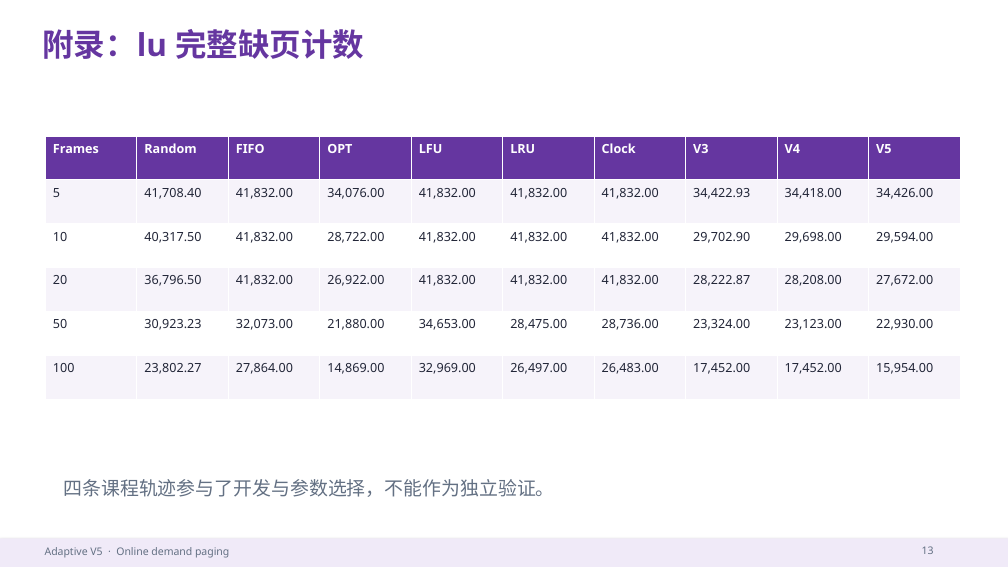
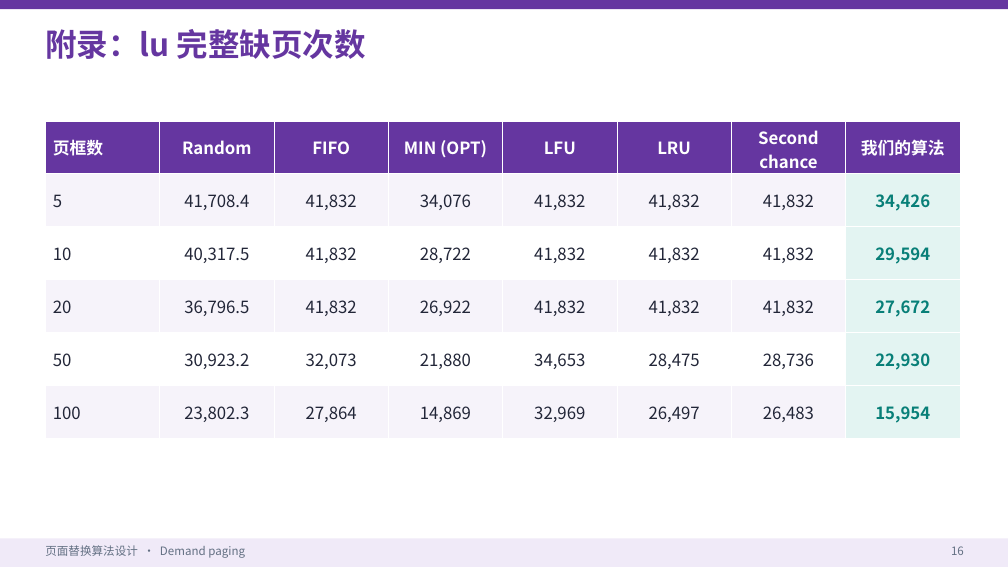
Before and after one commit to CHiSwsz/os-page-replacement, a slide deck: slide 16 of presentation/contest-v5.pptx (slide 13 before the commit). Drawn at 1008x567 pixels with LibreOffice and Linux fonts; fonts in the diff are those of the drawing. Boxes give left, top, right and bottom in pixels: in the first picture for what was removed or moved away, otherwise in the second. Text is boxed around its words. In the diff, an @@ line names an element or a change of style, - is before the commit and + after.

```diff
--- a/presentation/contest-v5.pptx
+++ b/presentation/contest-v5.pptx
@@ rectangle added at [0, 0, 1008, 9], fill #6536A0 @@
@@ text at [45, 29, 366, 59]: text changed; font Noto Sans to Noto Sans CJK SC @@
-附录：lu 完整缺页计数
+附录：lu 完整缺页次数
@@ table at [45, 121, 959, 439] @@
-column 1: Frames | 5 | 10 | 20 | 50 | 100
-column 2: Random | 41,708.40 | 40,317.50 | 36,796.50 | 30,923.23 | 23,802.27
-column 3: FIFO | 41,832.00 | 41,832.00 | 41,832.00 | 32,073.00 | 27,864.00
-column 4: OPT | 34,076.00 | 28,722.00 | 26,922.00 | 21,880.00 | 14,869.00
-column 5: LFU | 41,832.00 | 41,832.00 | 41,832.00 | 34,653.00 | 32,969.00
-column 6: LRU | 41,832.00 | 41,832.00 | 41,832.00 | 28,475.00 | 26,497.00
-column 7: Clock | 41,832.00 | 41,832.00 | 41,832.00 | 28,736.00 | 26,483.00
-column 8: V3 | 34,422.93 | 29,702.90 | 28,222.87 | 23,324.00 | 17,452.00
-column 9: V4 | 34,418.00 | 29,698.00 | 28,208.00 | 23,123.00 | 17,452.00
-column 10: V5 | 34,426.00 | 29,594.00 | 27,672.00 | 22,930.00 | 15,954.00
+column 1: 页框数 | 5 | 10 | 20 | 50 | 100
+column 2: Random | 41,708.4 | 40,317.5 | 36,796.5 | 30,923.2 | 23,802.3
+column 3: FIFO | 41,832 | 41,832 | 41,832 | 32,073 | 27,864
+column 4: MIN (OPT) | 34,076 | 28,722 | 26,922 | 21,880 | 14,869
+column 5: LFU | 41,832 | 41,832 | 41,832 | 34,653 | 32,969
+column 6: LRU | 41,832 | 41,832 | 41,832 | 28,475 | 26,497
+column 7: Second chance | 41,832 | 41,832 | 41,832 | 28,736 | 26,483
+column 8: 我们的算法 | 34,426 | 29,594 | 27,672 | 22,930 | 15,954
@@ table: place and size @@
-table at [45, 136, 960, 399]
+table at [45, 121, 959, 439]
@@ text removed at [63, 479, 554, 497] @@
-四条课程轨迹参与了开发与参数选择，不能作为独立验证。
@@ rectangle at [0, 538, 1008, 567]: shadow off @@
@@ text removed at [45, 547, 229, 558] @@
-Adaptive V5 · Online demand paging
@@ text added at [45, 545, 245, 558], 11 pt, text #637083 @@
+页面替换算法设计 · Demand paging
@@ text removed at [922, 546, 934, 554] @@
-13
@@ text added at [951, 546, 964, 555], 11 pt, text #637083 @@
+16
```
Also in this commit, not shown: 3 other slides changed, 14 slides added, 11 slides removed, 5 other files.
